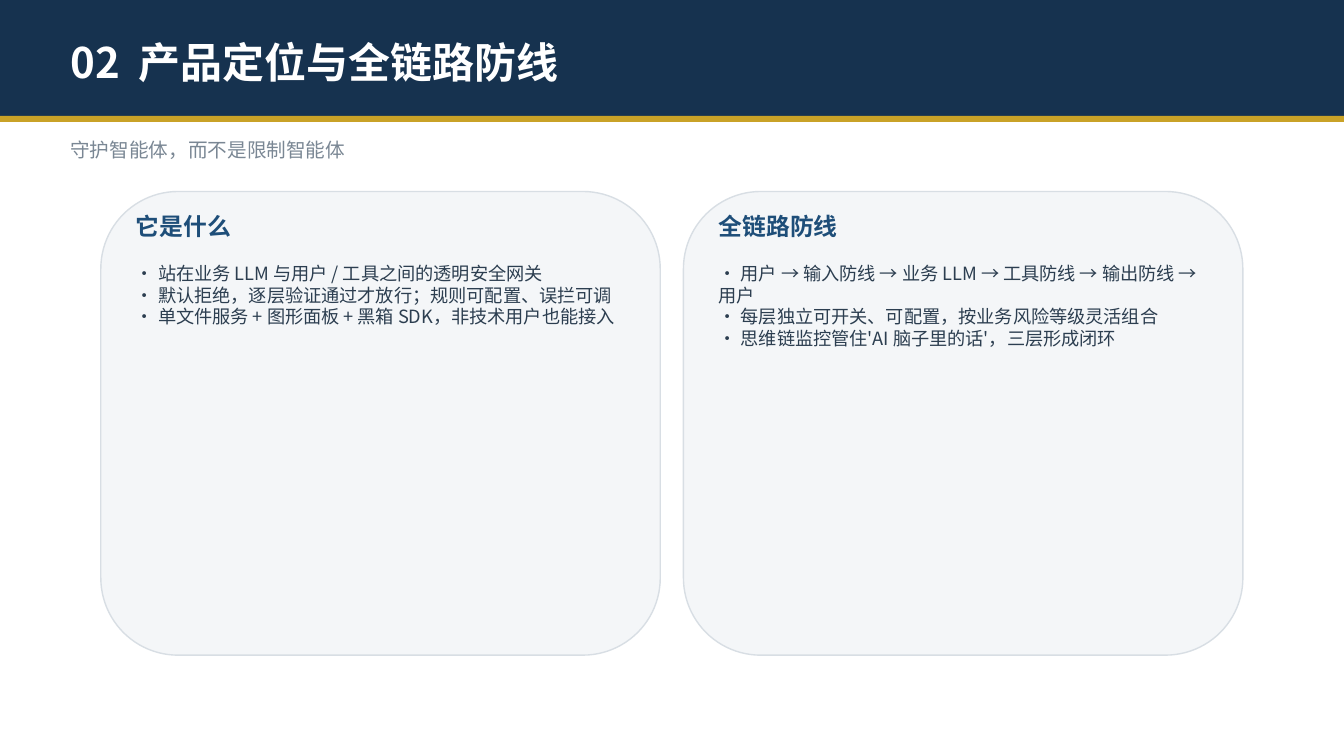
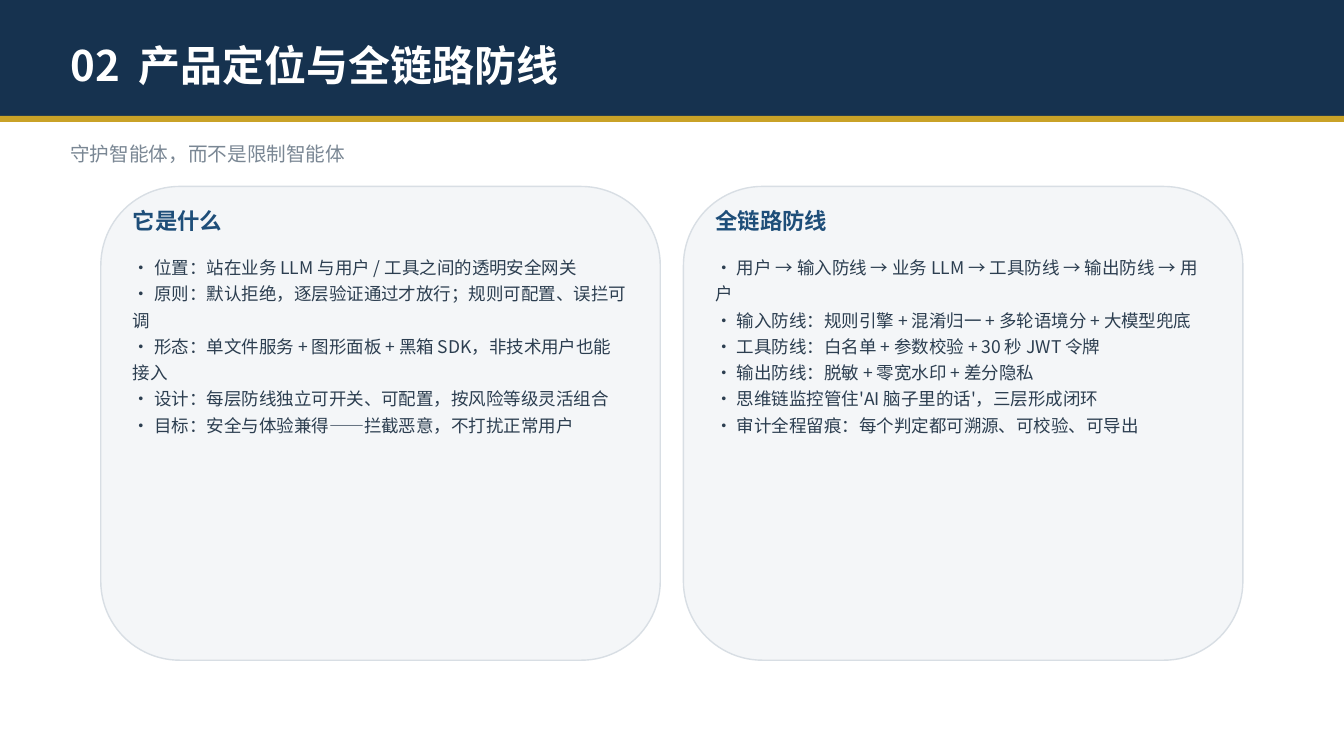
Before and after one commit to zhengyucheng-ktt/security-guard-agent, a slide deck: slide 4 of 安全交互守护智能体-演示.pptx. Drawn at 1344x756 pixels with LibreOffice and Linux fonts; fonts in the diff are those of the drawing. Boxes give left, top, right and bottom in pixels: in the first picture for what was removed or moved away, otherwise in the second. Text is boxed around its words. In the diff, an @@ line names an element or a change of style, - is before the commit and + after.

```diff
--- a/安全交互守护智能体-演示.pptx
+++ b/安全交互守护智能体-演示.pptx
@@ text "02 产品定位与全链路防线" at <box>70,45,559,85</box>: line spacing 1 to 1.15 @@
@@ text "守护智能体，而不是限制智能体" at <box>70,144,345,163</box>: line spacing 1 to 1.15 @@
@@ rounded rectangle: place and size @@
-rounded rectangle at <box>101,192,660,655</box>
+rounded rectangle at <box>101,187,660,660</box>
@@ text "它是什么" at <box>133,210,222,231</box>: size 17 to 16 pt; line spacing 1 to 1.15 @@
@@ rounded rectangle: place and size @@
-rounded rectangle at <box>684,192,1243,655</box>
+rounded rectangle at <box>684,187,1243,660</box>
@@ text "全链路防线" at <box>716,210,828,231</box>: size 17 to 16 pt; line spacing 1 to 1.15 @@
@@ text at <box>133,259,626,434</box>: text changed; size 13 to 12.5 pt @@
-• 站在业务 LLM 与用户 / 工具之间的透明安全网关
-• 默认拒绝，逐层验证通过才放行；规则可配置、误拦可调
-• 单文件服务 + 图形面板 + 黑箱 SDK，非技术用户也能接入
+• 位置：站在业务 LLM 与用户 / 工具之间的透明安全网关
+• 原则：默认拒绝，逐层验证通过才放行；规则可配置、误拦可调
+• 形态：单文件服务 + 图形面板 + 黑箱 SDK，非技术用户也能接入
+• 设计：每层防线独立可开关、可配置，按风险等级灵活组合
+• 目标：安全与体验兼得——拦截恶意，不打扰正常用户
@@ text at <box>716,259,1198,407</box>: size 13 to 12.5 pt in "• 用户 → 输入防线 → 业务 LLM ...", "• 思维链监控管住'AI 脑子里的话'，三层形成闭环"; line spacing 1 to 1.25 @@
@@ text at <box>737,312,1191,381</box>: text changed; size 13 to 12.5 pt @@
-• 每层独立可开关、可配置，按业务风险等级灵活组合
+• 输入防线：规则引擎 + 混淆归一 + 多轮语境分 + 大模型兜底
+• 工具防线：白名单 + 参数校验 + 30 秒 JWT 令牌
+• 输出防线：脱敏 + 零宽水印 + 差分隐私
@@ text at <box>737,417,1139,434</box>: paragraph added @@
+• 审计全程留痕：每个判定都可溯源、可校验、可导出
```
Also in this commit, not shown: 16 other slides changed, 9 other files.
